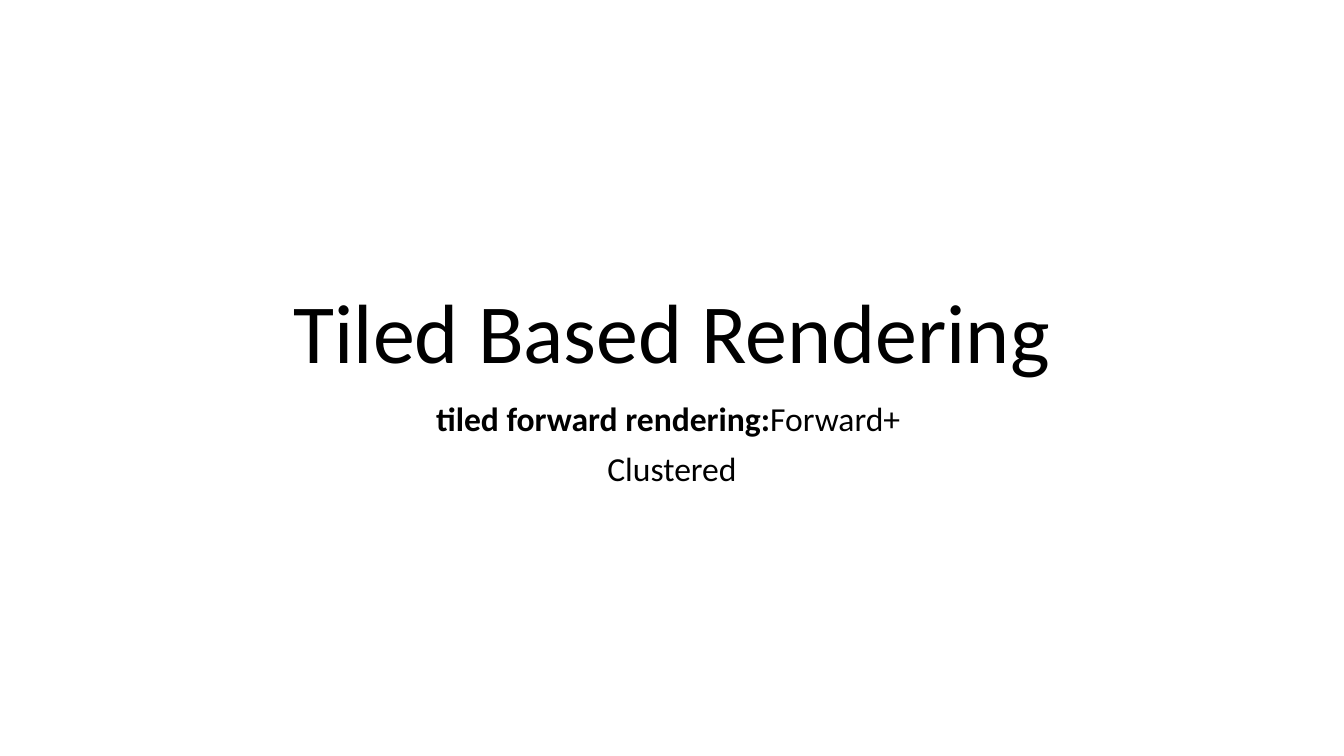
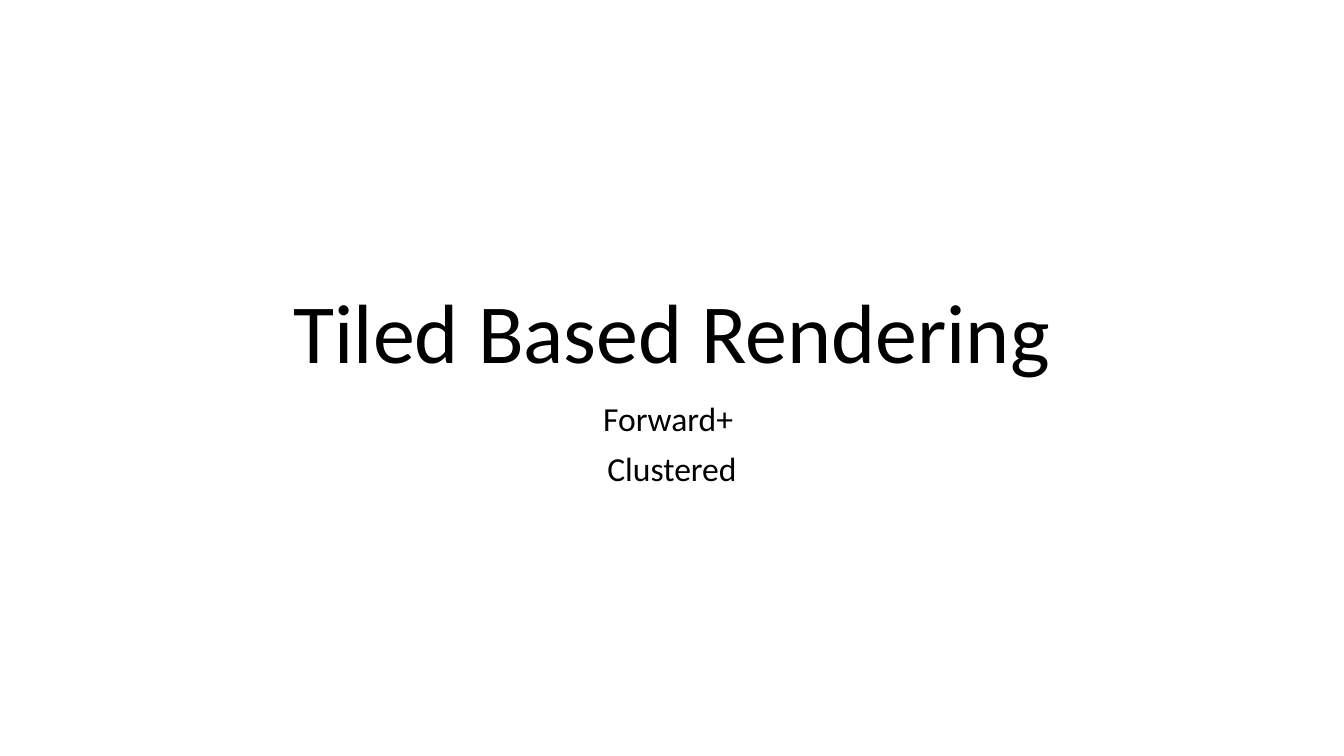
Before and after one commit to liangjuntu/Papers, a slide deck: slide 1 of ForwardPlus/Forward+梁骏图.pptx. Drawn at 1344x756 pixels with LibreOffice and Linux fonts; fonts in the diff are those of the drawing. Boxes give left, top, right and bottom in pixels: in the first picture for what was removed or moved away, otherwise in the second. Text is boxed around its words. In the diff, an @@ line names an element or a change of style, - is before the commit and + after.

```diff
--- a/ForwardPlus/Forward+梁骏图.pptx
+++ b/ForwardPlus/Forward+梁骏图.pptx
@@ subtitle at [603,407,733,432]: text changed; bold off @@
-tiled forward rendering:Forward+
+Forward+
```
Also in this commit, not shown: 8 other slides changed, 8 slides added, 1 other file.
